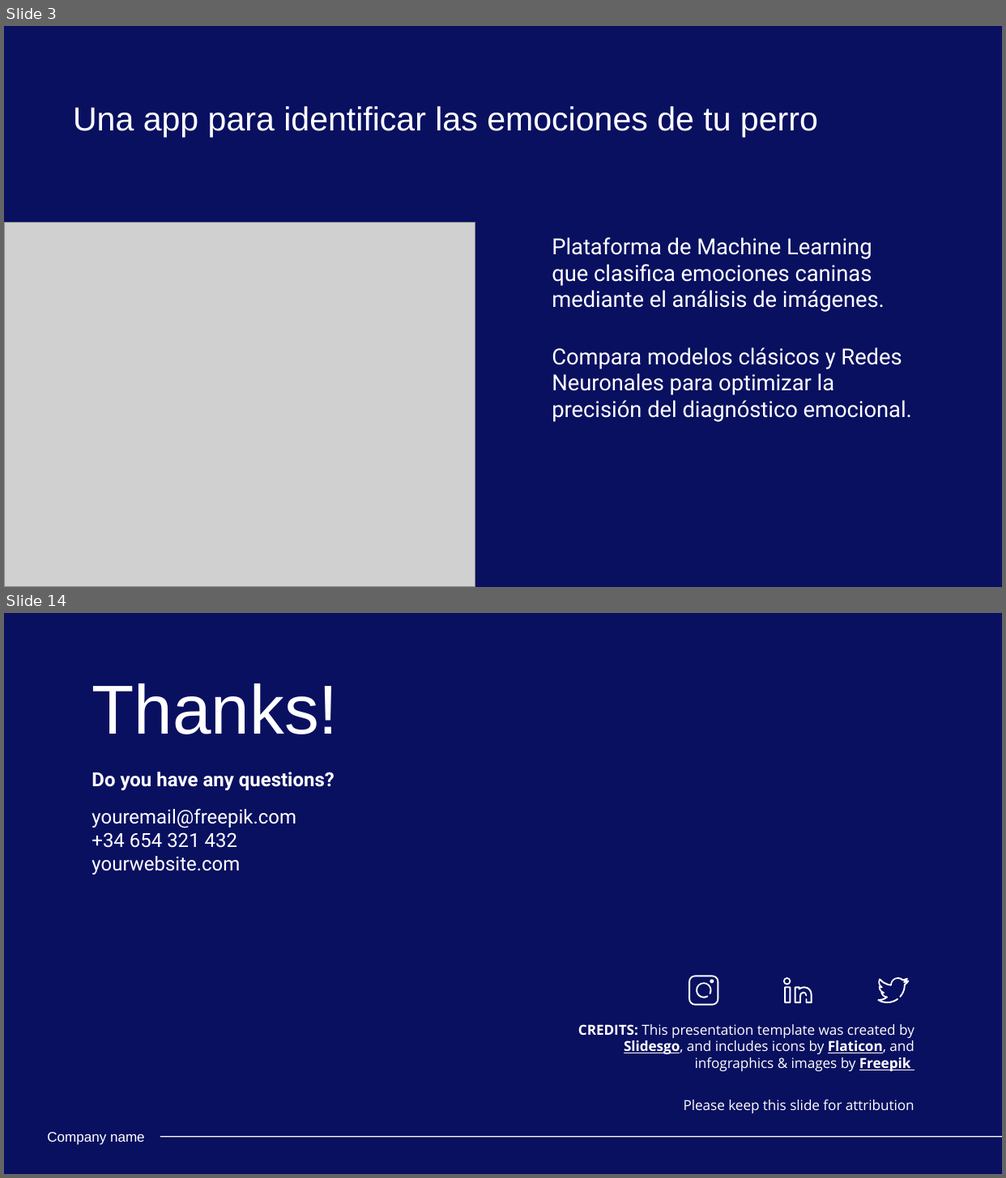
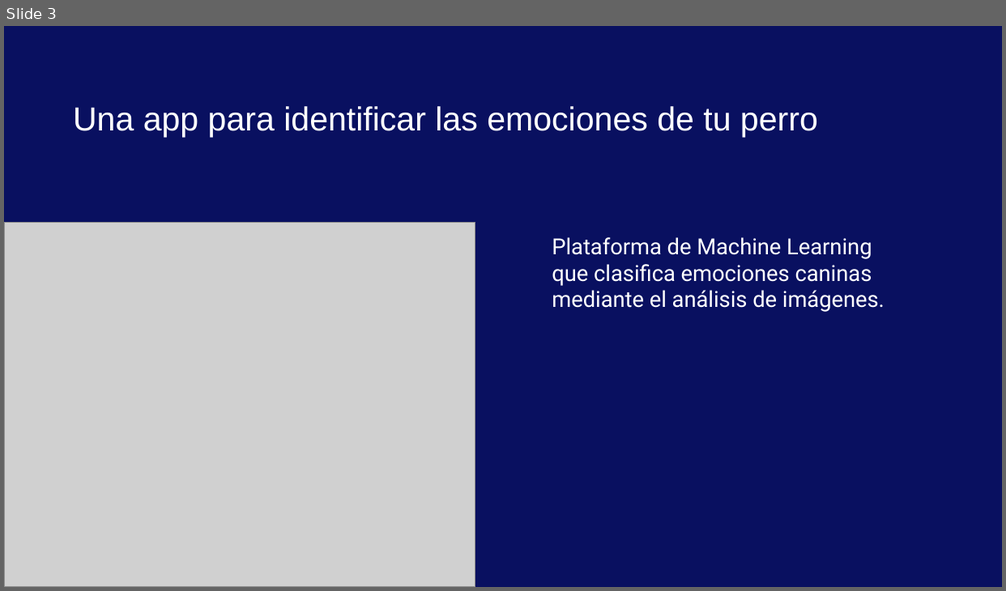
Before and after one commit to AGC79/proyecto_machine_learning_agc, a slide deck: docs/presentacion_app_ml.pptx. Shown one above the other, each under a label of ours: slides 3 and 14 before the commit, slide 3 after it; the slides between them are not shown. The pictures are 1006x1178 and 1006x591 pixels, drawn with LibreOffice and Linux fonts; fonts in the diff are those of the drawing; grey boxes stand for pictures; background and template pictures are left out. Boxes give left, top, right and bottom in pixels: in the first picture for what was removed or moved away, otherwise in the second. Text is boxed around its words. In the diff, an @@ line names an element or a change of style, - is before the commit and + after.

```diff
--- a/docs/presentacion_app_ml.pptx
+++ b/docs/presentacion_app_ml.pptx
@@ slide 14 removed at box(4, 613, 1002, 1174), background picture (left out) @@
@@ title removed at box(91, 683, 338, 735) @@
-Thanks!
@@ subtitle removed at box(91, 772, 334, 875) @@
-Do you have any questions?
-youremail@freepik.com
-+34 654 321 432
-yourwebsite.com
@@ freeform shape removed at box(688, 975, 718, 1005) @@
@@ freeform shape removed at box(696, 982, 711, 999) @@
@@ freeform shape removed at box(710, 979, 714, 983) @@
@@ freeform shape removed at box(783, 977, 791, 986) @@
@@ freeform shape removed at box(784, 987, 791, 1004) @@
@@ freeform shape removed at box(795, 987, 812, 1004) @@
@@ freeform shape removed at box(877, 977, 909, 1003) @@
@@ text removed at box(578, 1024, 914, 1071) @@
-CREDITS: This presentation template was created by Slidesgo, and includes icons by Flaticon, and infographics & images by Freepik
@@ text removed at box(684, 1100, 914, 1114) @@
-Please keep this slide for attribution
@@ text removed at box(47, 1132, 145, 1145) @@
-Company name
@@ line removed from (160, 1137) to (1002, 1137) @@
@@ slide 3 changed as well @@
@@ subtitle at box(552, 348, 912, 422): paragraph removed @@
-Compara modelos clásicos y Redes Neuronales para optimizar la precisión del diagnóstico emocional.
```
Also in this commit, not shown: 2 other slides changed, 10 slides added, 12 other slides removed, 2 other files.
